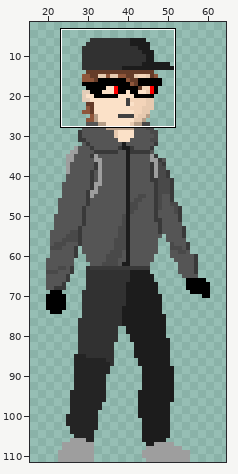
Pixel-art file: キャラクター（未完成）.aseprite. Above: a wide view before the commit, with the close-up outlined.
Close-up. Before the commit:
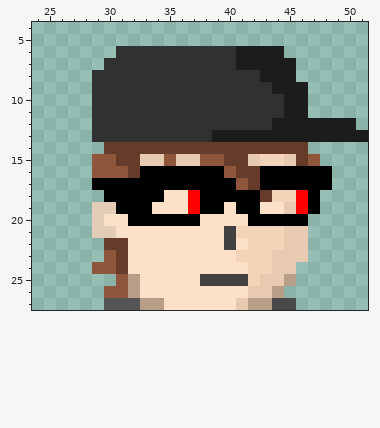
80x112 pixels, 1 frame. Colours within 5 levels of each other are drawn and written as one. Shown: x 24..51, y 4..27. The wide view leaves out empty margins.
The result:
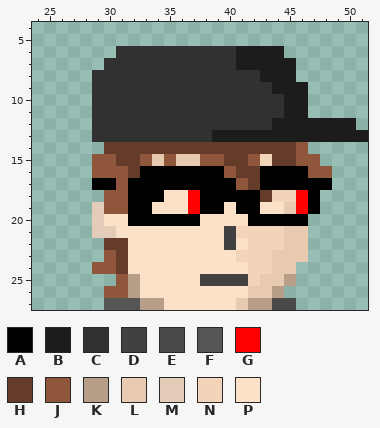
Palette (. is transparent): A #000000  B #1c1c1c  C #313131  D #414141  E #494949  F #555555  G #ff0000  H #653c29  J #8f563b  K #b69e88  L #e7cab0  M #e3cdb8  N #f3d4b9  P #fbe1c8
From the commit log: Update キャラクター（未完成）.aseprite ごめん、微調整
The edit:
Layer "kami/kami":
Colour L becomes colour H in row 15 at x 45.
Colour N becomes colour H in row 15 at x 44.
Colour A becomes colour J in row 16 at x 47 to 48; in row 17 at x 31; in row 18 at x 30 to 31; in row 19 at x 31.
Colour H becomes colour J in rows 14 to 15 at x 46.
Colour L becomes colour J in row 15 at x 33 and 42.
Colour M becomes colour J in row 19 at x 30.
